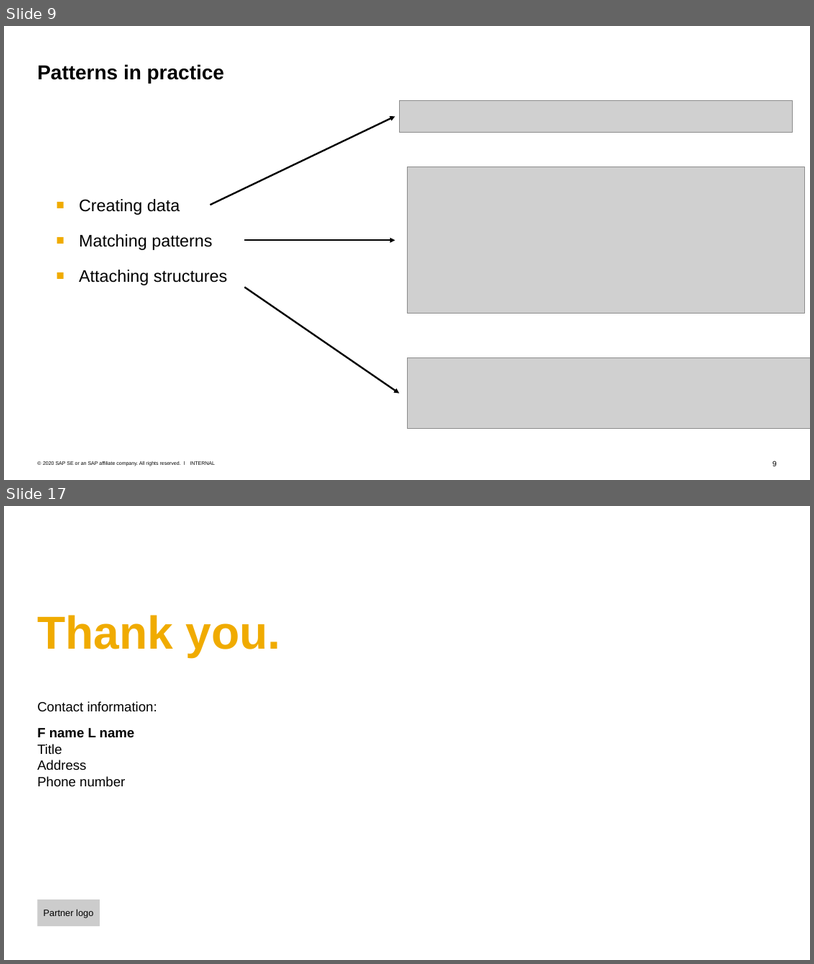
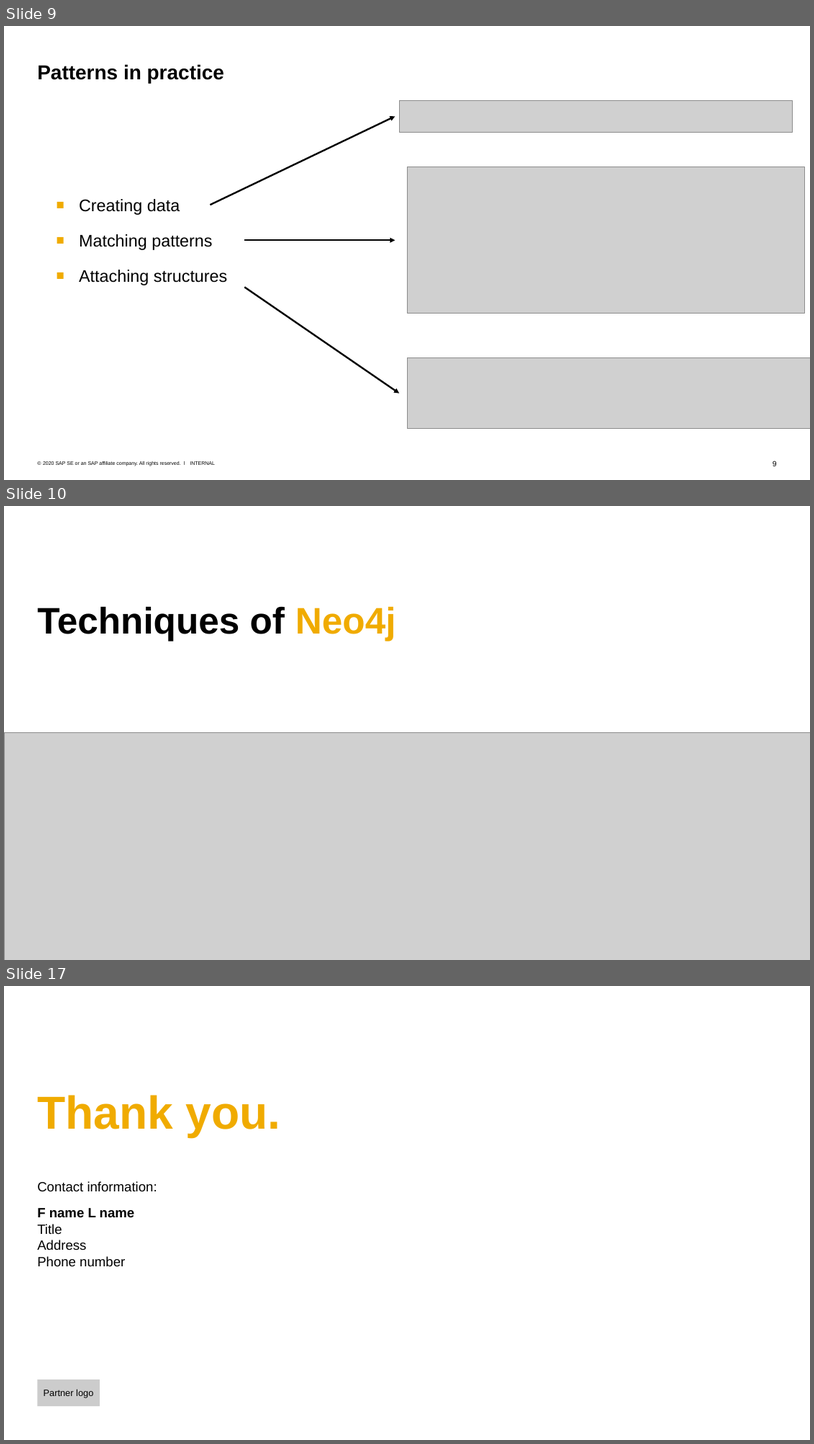
Before and after one commit to Voidkai/Survey_on_NoSQL, a slide deck: NoSQL/The_Survey_On_Neo4j.pptx. Shown one above the other, each under a label of ours: slides 9 and 17 before the commit, slides 9, 10 and 17 after it; the slides between them are not shown. The pictures are 814x964 and 814x1444 pixels, drawn with LibreOffice and Linux fonts; fonts in the diff are those of the drawing; grey boxes stand for pictures; background and template pictures are left out. Boxes give left, top, right and bottom in pixels: in the first picture for what was removed or moved away, otherwise in the second. Text is boxed around its words. In the diff, an @@ line names an element or a change of style, - is before the commit and + after.

```diff
--- a/NoSQL/The_Survey_On_Neo4j.pptx
+++ b/NoSQL/The_Survey_On_Neo4j.pptx
@@ slide 10 added at [4, 506, 810, 960], background #FFFFFF @@
@@ title added at [37, 606, 396, 641], 44 pt, text #000000, bold @@
+Techniques of Neo4j
@@ picture added at [4, 733, 810, 960] @@
```
Also in this commit, not shown: 1 slide changed, 5 other slides added, 24 slides removed, 1 other file.
